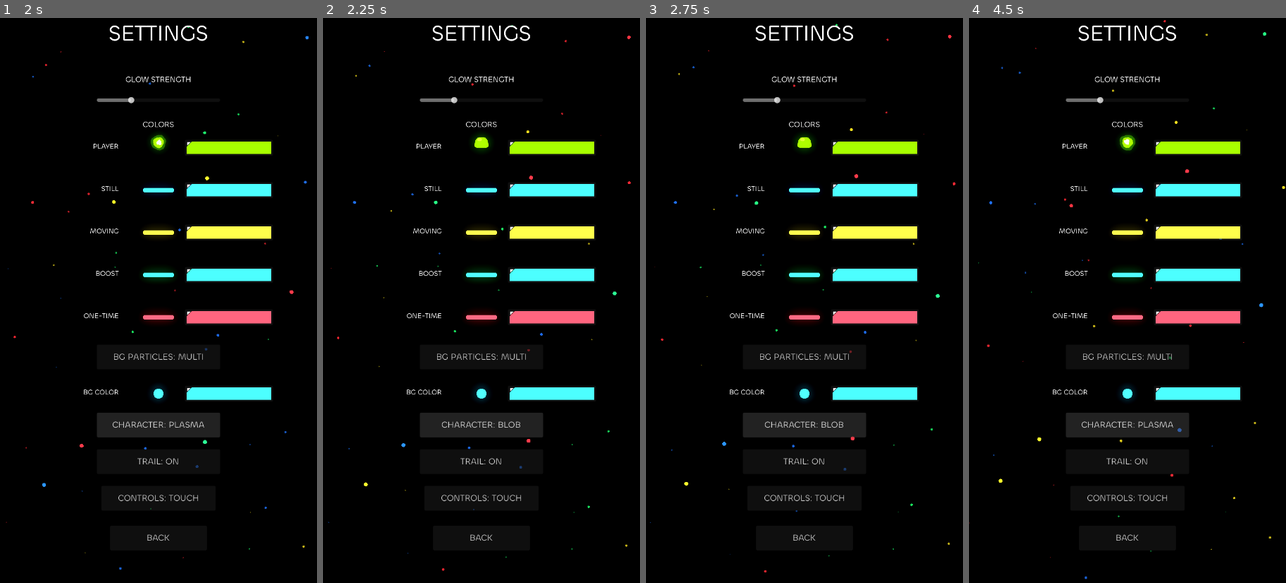
Above: before the commit, frames 1-4 (left to right).
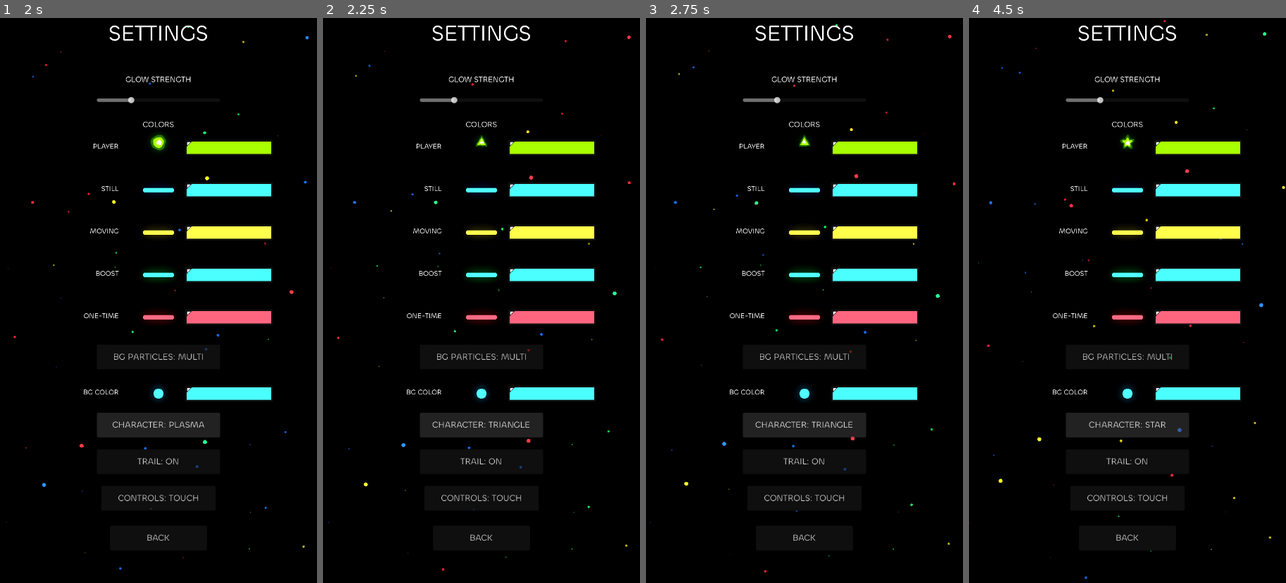
Above: after the commit, the same moments.

Repository: ganbay/jump-game
Game: Godot game, scene res://scenes/main_menu.tscn
Same seed, same stepped clock (60 frames per second), same inputs: the game is played once before the commit and once after it. Sound files missing from this copy of the repository are replaced by a short silence.
Inputs:
- Up to frame 1 (2 s): click "SETTINGS" at 0.5 s; click "CHARACTER: BLOB" at 1.25 s
- Up to frame 2 (2.25 s): click "CHARACTER: PLASMA" at 2 s
- Up to frame 3 (2.75 s): no input
- Up to frame 4 (4.5 s): click "CHARACTER: BLOB" (after the commit: "CHARACTER: TRIANGLE") at 2.75 s; click "CHARACTER: PLASMA" (after the commit: "CHARACTER: SQUARE") at 3.5 s; click "CHARACTER: BLOB" (after the commit: "CHARACTER: PRISM") at 4.25 s

Frame 1 is identical in both runs. In frame 2, 0.3% of the frame differs, in the area x 34-66%, y 20-73%; in frame 3, 0.3%; in frame 4, 0.3%.

Commit message:
added some shapes for player customization

Diff:
--- a/scripts/plasma_blob.gd
+++ b/scripts/plasma_blob.gd
@@ -49,6 +49,64 @@
 ## Churn rate. Higher reads as hotter / more agitated.
 @export var speed: float = 3.0
 
+## The cell's base silhouette before churn deforms it. CIRCLE is the original
+## look; the rest are the same wobbling/glowing bands stretched over a
+## polygon or star outline instead, so they read as the same plasma "family."
+enum Shape { CIRCLE, TRIANGLE, SQUARE, PRISM, STAR }
+
+@export var shape: Shape = Shape.CIRCLE:
+	set(value):
+		shape = value
+		queue_redraw()
+
+## Rotation (radians) applied before the shape profile, so each one lands in
+## its most recognizable orientation -- triangle/star pointing up, square/
+## prism flat-topped -- rather than however _ngon_radius's own a=0-is-a-vertex
+## convention happens to land it.
+const _SHAPE_ROTATION := {
+	Shape.TRIANGLE: PI / 2.0,
+	Shape.SQUARE: PI / 4.0,
+	Shape.PRISM: 0.0,
+	Shape.STAR: PI / 2.0 + PI / 5.0,
+}
+
+## Silhouette radius multiplier at angle `a` for the given `shape` (1.0 ==
+## circle). Static and shared with PlayerTrail, so trail fragments can be
+## drawn as the same silhouette as the body that's shedding them.
+static func shape_radius(a: float, shape_type: Shape) -> float:
+	var rotated: float = a + _SHAPE_ROTATION.get(shape_type, 0.0)
+	match shape_type:
+		Shape.TRIANGLE:
+			return _ngon_radius(rotated, 3)
+		Shape.SQUARE:
+			return _ngon_radius(rotated, 4)
+		Shape.PRISM:
+			return _ngon_radius(rotated, 6)
+		Shape.STAR:
+			return _star_radius(rotated, 5, 0.5)
+		_:
+			return 1.0
+
+## Regular-polygon radius as a function of angle: 1.0 at each vertex (a=0,
+## seg, 2*seg, ...), dipping to cos(seg/2) at each edge midpoint in between.
+static func _ngon_radius(a: float, sides: int) -> float:
+	var seg := TAU / float(sides)
+	var theta := fmod(a, seg)
+	if theta < 0.0:
+		theta += seg
+	theta -= seg / 2.0
+	return cos(seg / 2.0) / cos(theta)
+
+## Star radius as a function of angle: 1.0 at each spike tip, `inner_ratio` at
+## each notch between spikes, straight-line taper in between.
+static func _star_radius(a: float, points: int, inner_ratio: float) -> float:
+	var seg := TAU / float(points)
+	var theta := fmod(a, seg)
+	if theta < 0.0:
+		theta += seg
+	var tri := 1.0 - absf(theta / seg - 0.5) * 2.0
+	return lerpf(inner_ratio, 1.0, tri)
+
 ## Concentric bands, outermost first, each drawn as a filled ring on top of the
 ## last. Fields: `r` radius as a fraction of `radius`; `phase` noise offset so
 ## bands move out of sync; `tint` multiplier on `color`; `white` added to rgb to
@@ -86,7 +144,8 @@
 			+ sin(a * 11.0 - _t * 3.1 + phase * 1.7) * turbulence
 			+ sin(a * 17.0 + _t * 4.3 + phase * 2.3) * turbulence * 0.6
 		) * deform_mul
-		pts[i] = centre + Vector2(cos(a), sin(a)) * (radius * scale_mul * breath * (1.0 + wob))
+		var shape_mul := shape_radius(a, shape)
+		pts[i] = centre + Vector2(cos(a), sin(a)) * (radius * scale_mul * shape_mul * breath * (1.0 + wob))
 	return pts
 
 func _draw() -> void:
--- a/scripts/player.gd
+++ b/scripts/player.gd
@@ -4,8 +4,24 @@
 signal landed(platform, boosted, streak)
 
 ## Selectable character visuals. BLOB is the original solid rounded body;
-## PLASMA is the star-fragment skin, which squashes further and settles slower.
-enum SkinType { BLOB, PLASMA }
+## everything else is the PlasmaBlob cell (see plasma_blob.gd) in a different
+## Shape -- same churn, glow, and squishier physics, just a different
+## silhouette. New entries must be appended at the end -- Settings persists
+## this enum as a raw int.
+enum SkinType { BLOB, PLASMA, TRIANGLE, SQUARE, PRISM, STAR }
+
+## Display names for the settings menu, indexed by SkinType.
+const SKIN_NAMES := ["BLOB", "PLASMA", "TRIANGLE", "SQUARE", "PRISM", "STAR"]
+
+## Maps every plasma-family skin to the PlasmaBlob.Shape it draws. BLOB isn't
+## here -- it never uses plasma_visual at all.
+const SKIN_SHAPES := {
+	SkinType.PLASMA: PlasmaBlob.Shape.CIRCLE,
+	SkinType.TRIANGLE: PlasmaBlob.Shape.TRIANGLE,
+	SkinType.SQUARE: PlasmaBlob.Shape.SQUARE,
+	SkinType.PRISM: PlasmaBlob.Shape.PRISM,
+	SkinType.STAR: PlasmaBlob.Shape.STAR,
+}
 
 @export var move_speed: float = 900.0
 @export var gravity: float = 1600.0
@@ -92,7 +108,7 @@
 
 func _apply_visual_settings() -> void:
 	_skin = Settings.player_skin
-	var use_plasma := _skin == SkinType.PLASMA
+	var use_plasma := _skin != SkinType.BLOB
 	if visual != null and use_plasma != (visual == plasma_visual):
 		# _process only drives the active skin, so neutralise the one we are
 		# leaving or it stays frozen mid-deformation and pops on the way back.
@@ -106,9 +122,12 @@
 	plasma_visual.visible = use_plasma
 	plasma_visual.set_process(use_plasma)
 	visual = plasma_visual if use_plasma else blob_visual
+	if use_plasma:
+		plasma_visual.shape = SKIN_SHAPES.get(_skin, PlasmaBlob.Shape.CIRCLE)
 	blob_visual.color = Settings.player_color
 	plasma_visual.color = Settings.player_color
 	trail.color = Settings.player_color
+	trail.shape = SKIN_SHAPES.get(_skin, PlasmaBlob.Shape.CIRCLE)
 	trail.set_enabled(Settings.trail_enabled)
 	_k_stiffness = plasma_stiffness_scale if use_plasma else 1.0
 	_k_damping = plasma_damping_scale if use_plasma else 1.0
--- a/scripts/player_trail.gd
+++ b/scripts/player_trail.gd
@@ -24,6 +24,10 @@
 @export var min_emit_speed: float = 40.0
 
 var color: Color = Color.WHITE
+## Fragments are drawn as this silhouette (see PlasmaBlob.Shape) instead of a
+## plain circle, so a shape skin sheds little copies of its own body. CIRCLE
+## draws exactly as before -- BLOB and PLASMA are unaffected.
+var shape: PlasmaBlob.Shape = PlasmaBlob.Shape.CIRCLE
 
 var _pos: PackedVector2Array = PackedVector2Array()
 var _vel: PackedVector2Array = PackedVector2Array()
@@ -105,7 +109,22 @@
 			continue
 		var halo := color * 0.9
 		halo.a = fade * 0.30
-		draw_circle(_pos[i], r * 1.7, halo)
 		var body := color
 		body.a = fade * 0.85
-		draw_circle(_pos[i], r, body)
+		if shape == PlasmaBlob.Shape.CIRCLE:
+			draw_circle(_pos[i], r * 1.7, halo)
+			draw_circle(_pos[i], r, body)
+		else:
+			_draw_shape(_pos[i], r * 1.7, halo)
+			_draw_shape(_pos[i], r, body)
+
+## Draws a small polygon following the same silhouette math as the body
+## (PlasmaBlob.shape_radius), so fragments read as tiny copies of it.
+func _draw_shape(centre: Vector2, r: float, fragment_color: Color) -> void:
+	const SEGMENTS := 12
+	var pts := PackedVector2Array()
+	for i in range(SEGMENTS):
+		var a := TAU * float(i) / float(SEGMENTS)
+		var mul := PlasmaBlob.shape_radius(a, shape)
+		pts.append(centre + Vector2(cos(a), sin(a)) * r * mul)
+	draw_polygon(pts, PackedColorArray([fragment_color]))
--- a/scripts/settings.gd
+++ b/scripts/settings.gd
@@ -92,7 +92,7 @@
 	set_player_skin(((player_skin + 1) % Player.SkinType.size()) as Player.SkinType)
 
 func player_skin_name() -> String:
-	return "PLASMA" if player_skin == Player.SkinType.PLASMA else "BLOB"
+	return Player.SKIN_NAMES[player_skin]
 
 func set_trail_enabled(value: bool) -> void:
 	trail_enabled = value
--- a/scripts/settings_menu.gd
+++ b/scripts/settings_menu.gd
@@ -41,10 +41,12 @@
 	world_environment.environment.glow_intensity = Settings.glow_strength
 	# The swatch previews whichever skin is selected, so the character toggle
 	# can be judged here rather than by starting a run.
-	var use_plasma := Settings.player_skin == Player.SkinType.PLASMA
+	var use_plasma := Settings.player_skin != Player.SkinType.BLOB
 	player_swatch.visible = not use_plasma
 	plasma_swatch.visible = use_plasma
 	plasma_swatch.set_process(use_plasma)
+	if use_plasma:
+		plasma_swatch.shape = Player.SKIN_SHAPES.get(Settings.player_skin, PlasmaBlob.Shape.CIRCLE)
 	player_swatch.color = Settings.player_color
 	plasma_swatch.color = Settings.player_color
 	for type in platform_swatches:
